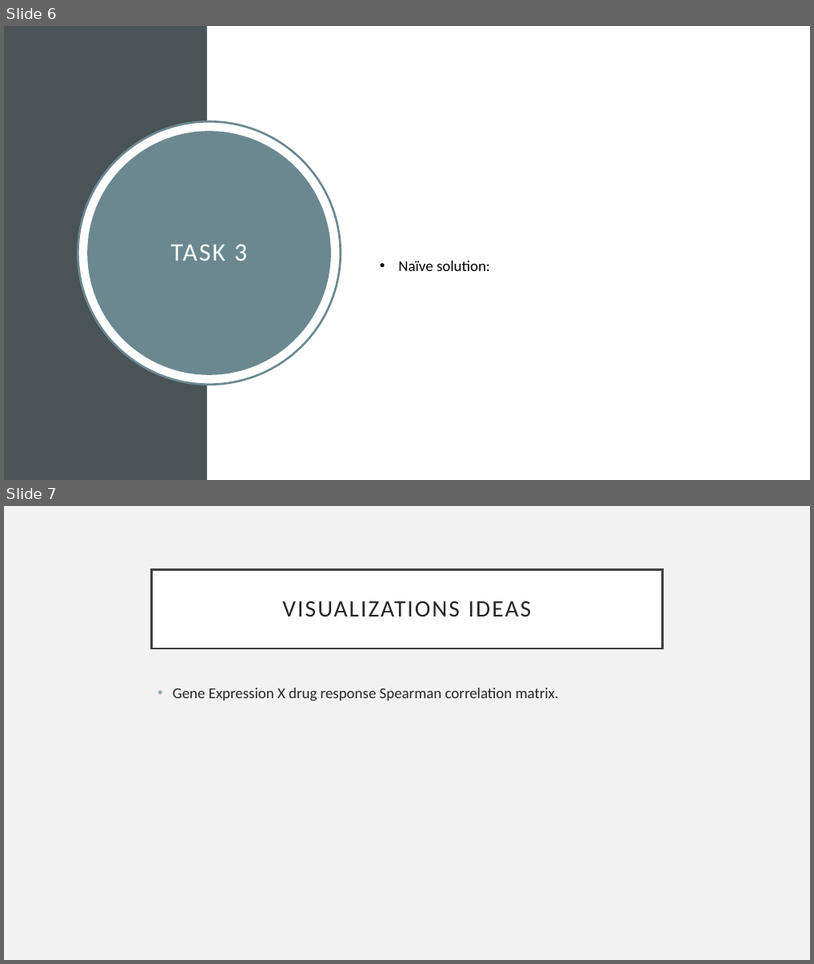
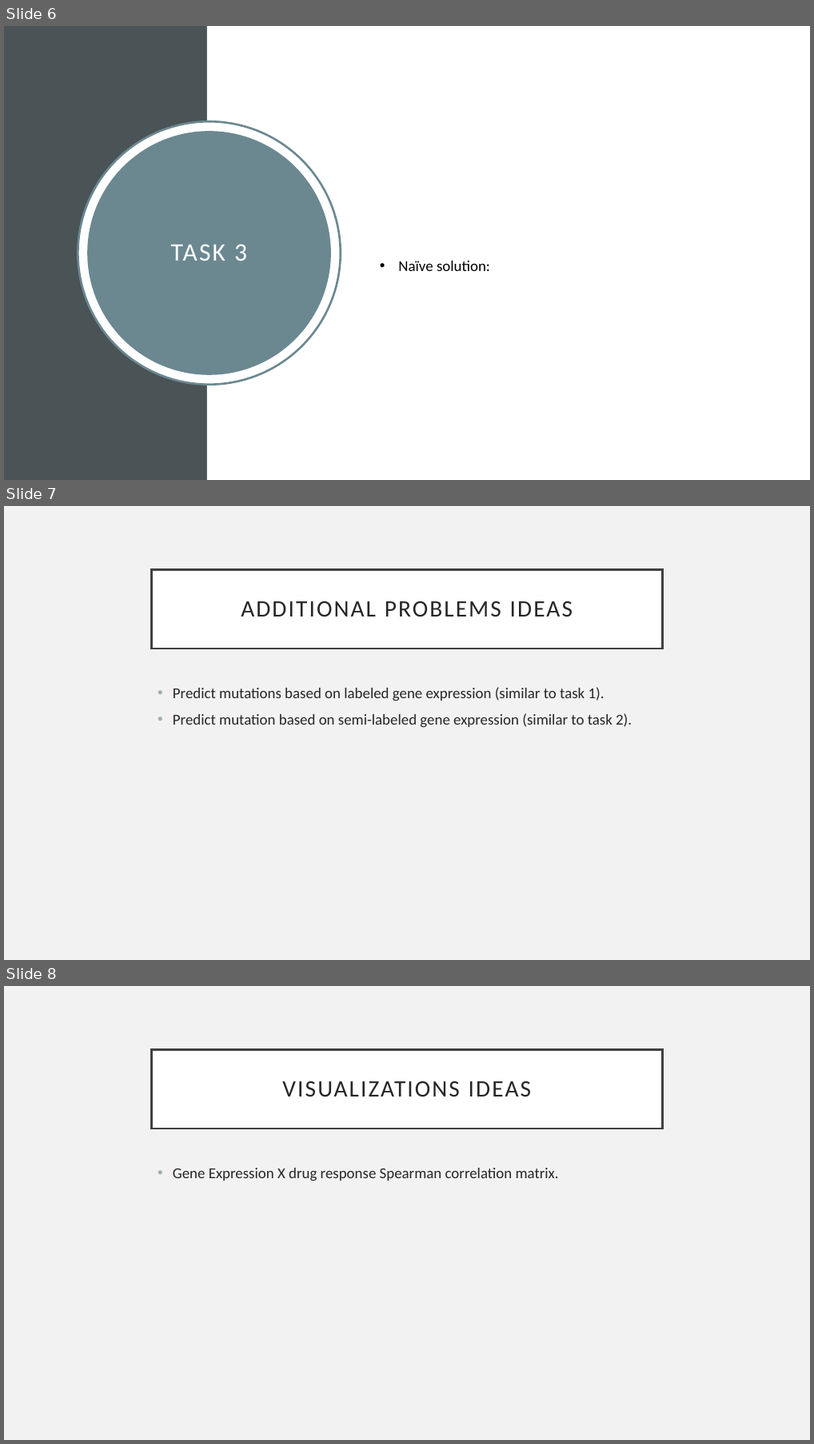
Before and after one commit to Eden5165/workshop_genomic, a slide deck: MileStone1.pptx. Shown one above the other, each under a label of ours: slides 6 and 7 before the commit, slides 6, 7 and 8 after it. The pictures are 814x964 and 814x1444 pixels, drawn with LibreOffice and Linux fonts; fonts in the diff are those of the drawing. Boxes give left, top, right and bottom in pixels: in the first picture for what was removed or moved away, otherwise in the second. Text is boxed around its words. In the diff, an @@ line names an element or a change of style, - is before the commit and + after.

```diff
--- a/MileStone1.pptx
+++ b/MileStone1.pptx
@@ slide 7 added at (4, 506, 810, 960), background #F2F2F2 @@
@@ title added at (152, 569, 662, 648), fill #FFFFFF, outline #404040 2.5 pt, 28 pt, text #262626 @@
+ADDITIONAL PROBLEMS IDEAS
@@ text added at (173, 687, 632, 728), 18 pt, text #262626 @@
+• Predict mutations based on labeled gene expression (similar to task 1).
+• Predict mutation based on semi-labeled gene expression (similar to task 2).
@@ what was slide 7 is now slide 8 @@
```
Also in this commit, not shown: 4 slides changed, 1 other file.
